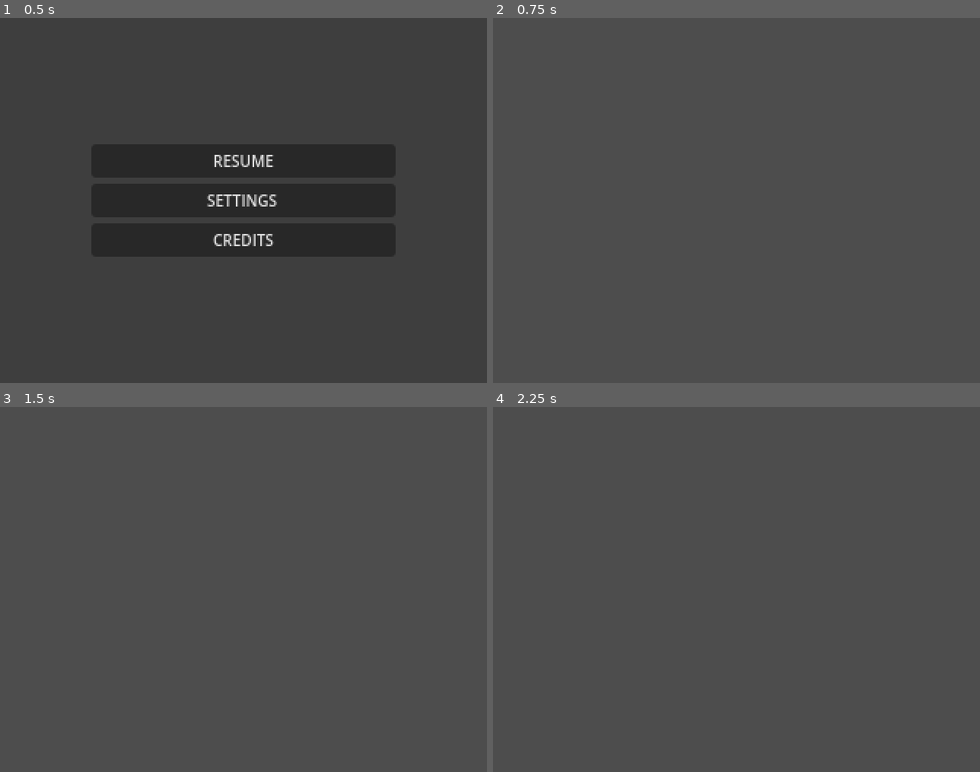
Above: before the commit, frames 1-4 (two rows, left to right).
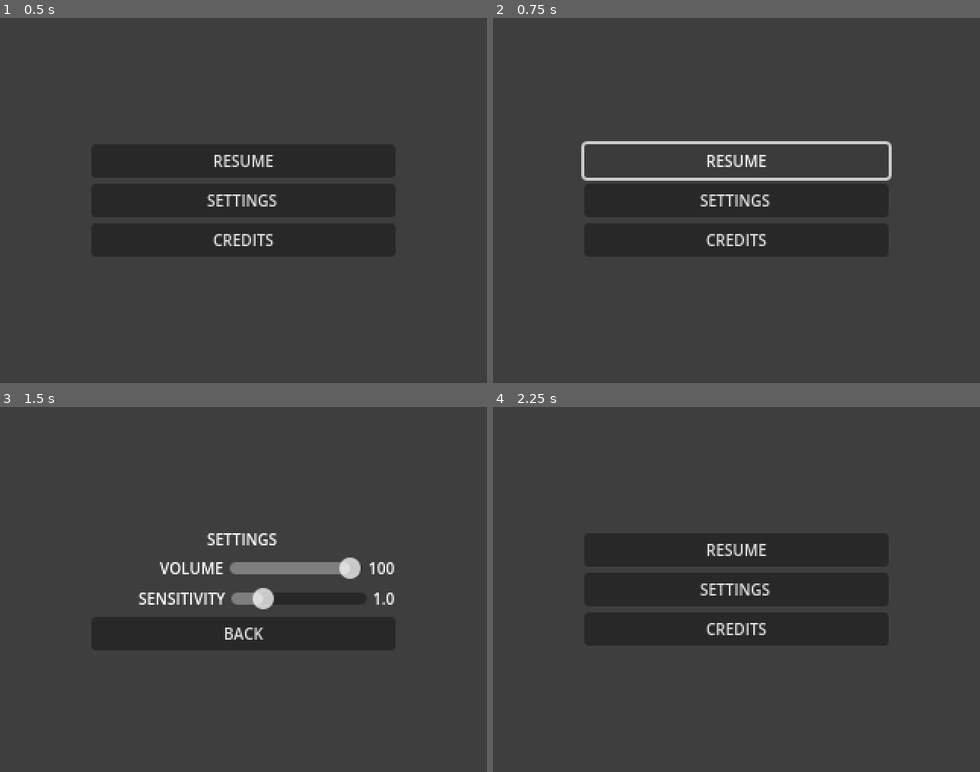
Above: after the commit, the same moments.

Repository: swigof/lowpoly-winter
Game: Godot game, scene res://scenes/menu/menu.tscn
Same seed, same stepped clock (60 frames per second), same inputs: the game is played once before the commit and once after it. This scene is started directly instead of the project's main scene.
Inputs (mouse positions are in pixels of both pictures, inside the frame that each line leads up to):
- Up to frame 1 (0.5 s): no input
- Up to frame 2 (0.75 s): click "RESUME" at 0.5 s
- Up to frame 3 (1.5 s): click (243, 589) at 1.25 s, where only the run after the commit has a clickable "SETTINGS"
- Up to frame 4 (2.25 s): click (736, 633) at 2 s, where only the run after the commit has a clickable "BACK"

Frame 1 is identical in both runs. In frame 2, 13% of the frame differs, in the area x 18-82%, y 33-66%; in frame 3, 8.6%; in frame 4, 17%, in the area x 18-82%, y 34-66%.

Commit message:
move window and pause logic to new game manager

Diff:
--- /dev/null
+++ b/managers/game_manager.gd
@@ -0,0 +1,35 @@
+extends Node
+
+var _first_capture := true
+var _menu: Control
+
+func _ready():
+	_menu = preload("res://scenes/menu/menu.tscn").instantiate()
+	_menu.visible = false
+	_menu.z_index = 1
+	add_child(_menu)
+
+func _input(event: InputEvent):
+	if not event is InputEventMouseButton or event.button_index != MOUSE_BUTTON_LEFT:
+		return
+	if Input.mouse_mode != Input.MOUSE_MODE_CAPTURED and not get_tree().paused:
+		Input.set_mouse_mode(Input.MOUSE_MODE_CAPTURED)
+		_first_capture = false
+
+func _process(_delta: float):
+	if get_tree().paused:
+		return
+	var mouse_visible := Input.get_mouse_mode() == Input.MOUSE_MODE_VISIBLE
+	if (mouse_visible and not _first_capture) or Input.is_action_just_pressed("pause"):
+		pause()
+
+func pause():
+	_menu.visible = true
+	get_tree().paused = true
+	Input.set_mouse_mode(Input.MOUSE_MODE_VISIBLE)
+
+func unpause():
+	_menu.visible = false
+	get_tree().paused = false
+	Input.set_mouse_mode(Input.MOUSE_MODE_CAPTURED)
+	_first_capture = false
--- a/project.godot
+++ b/project.godot
@@ -18,6 +18,7 @@
 [autoload]
 
 SettingsManager="*res://managers/settings_manager.gd"
+GameManager="*res://managers/game_manager.gd"
 
 [display]
 
--- a/scenes/main.tscn
+++ b/scenes/main.tscn
@@ -1,22 +1,21 @@
-[gd_scene load_steps=10 format=3 uid="uid://del5uh8qdlu0u"]
+[gd_scene load_steps=9 format=3 uid="uid://del5uh8qdlu0u"]
 
-[ext_resource type="PackedScene" uid="uid://clwyo2n58vr60" path="res://scenes/player/player.tscn" id="1_1bvp3"]
-[ext_resource type="Material" uid="uid://csjsfva081pp6" path="res://materials/grass.tres" id="2_0xm2m"]
-[ext_resource type="AudioStream" uid="uid://br8dip5vvakx7" path="res://assets/music/II.+Andante+Cantabile-MusopenStringQuartet-CC0.mp3" id="3_h2yge"]
-[ext_resource type="PackedScene" uid="uid://bhdy32kixks6s" path="res://scenes/menu/menu.tscn" id="4_1bvp3"]
+[ext_resource type="PackedScene" uid="uid://clwyo2n58vr60" path="res://scenes/player/player.tscn" id="1_jyhfs"]
+[ext_resource type="Material" uid="uid://csjsfva081pp6" path="res://materials/grass.tres" id="2_tbgi4"]
+[ext_resource type="AudioStream" uid="uid://br8dip5vvakx7" path="res://assets/music/II.+Andante+Cantabile-MusopenStringQuartet-CC0.mp3" id="3_tefeu"]
 
 [sub_resource type="BoxShape3D" id="BoxShape3D_ig7tw"]
 size = Vector3(100, 2, 100)
 
 [sub_resource type="BoxMesh" id="BoxMesh_0xm2m"]
-material = ExtResource("2_0xm2m")
+material = ExtResource("2_tbgi4")
 size = Vector3(100, 2, 100)
 
 [sub_resource type="BoxShape3D" id="BoxShape3D_0xm2m"]
 size = Vector3(10, 10, 10)
 
 [sub_resource type="BoxMesh" id="BoxMesh_h2yge"]
-material = ExtResource("2_0xm2m")
+material = ExtResource("2_tbgi4")
 size = Vector3(10, 10, 10)
 
 [sub_resource type="Environment" id="Environment_ig7tw"]
@@ -69,9 +68,6 @@
 [node name="Music" type="AudioStreamPlayer3D" parent="."]
 process_mode = 3
 transform = Transform3D(1, 0, 0, 0, 1, 0, 0, 0, 1, 5, 5, 25)
-stream = ExtResource("3_h2yge")
+stream = ExtResource("3_tefeu")
 autoplay = true
 parameters/looping = true
-
-[node name="Menu" parent="." instance=ExtResource("4_1bvp3")]
-visible = false
--- a/scenes/menu/menu.gd
+++ b/scenes/menu/menu.gd
@@ -1,8 +1,4 @@
 extends Control
-
-# TODO Add actual pausing and move to a game/window manager
-
-static var _first_capture := true
 
 var sensitivity_label: Label
 var sensitivity_slider: Slider
@@ -28,10 +24,7 @@
 	volume_slider.value = SettingsManager.volume
 
 func _on_play_button_pressed() -> void:
-	visible = false
-	get_tree().paused = false
-	Input.set_mouse_mode(Input.MOUSE_MODE_CAPTURED)
-	_first_capture = false
+	GameManager.unpause()
 
 func _on_settings_button_pressed() -> void:
 	$VBoxContainer/TopLevelVBox.visible = false
@@ -56,19 +49,3 @@
 
 func _on_sens_slider_value_changed(value: float) -> void:
 	SettingsManager.change_sensitivity(value)
-
-func _input(event: InputEvent):
-	if (Input.mouse_mode != Input.MOUSE_MODE_CAPTURED) and event is InputEventMouseButton:
-		if not visible:
-			Input.set_mouse_mode(Input.MOUSE_MODE_CAPTURED)
-			_first_capture = false
-
-func _process(_delta: float):
-	if not visible and Input.get_mouse_mode() == Input.MOUSE_MODE_VISIBLE and not _first_capture:
-		visible = true
-		get_tree().paused = true
-	elif Input.is_action_just_pressed("pause"):
-		if not visible:
-			Input.set_mouse_mode(Input.MOUSE_MODE_VISIBLE)
-			visible = true
-			get_tree().paused = true
Not shown, added: managers/game_manager.gd.uid
Not shown: 1 places in scenes/main.tscn that only renumber resources
